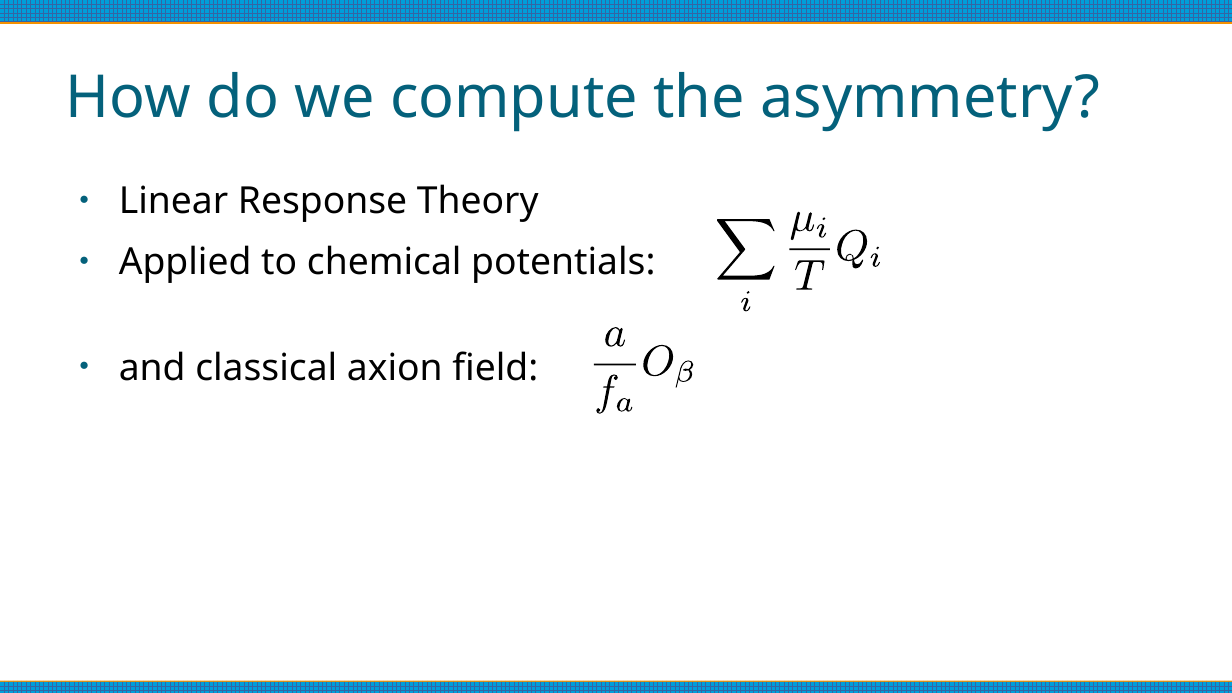
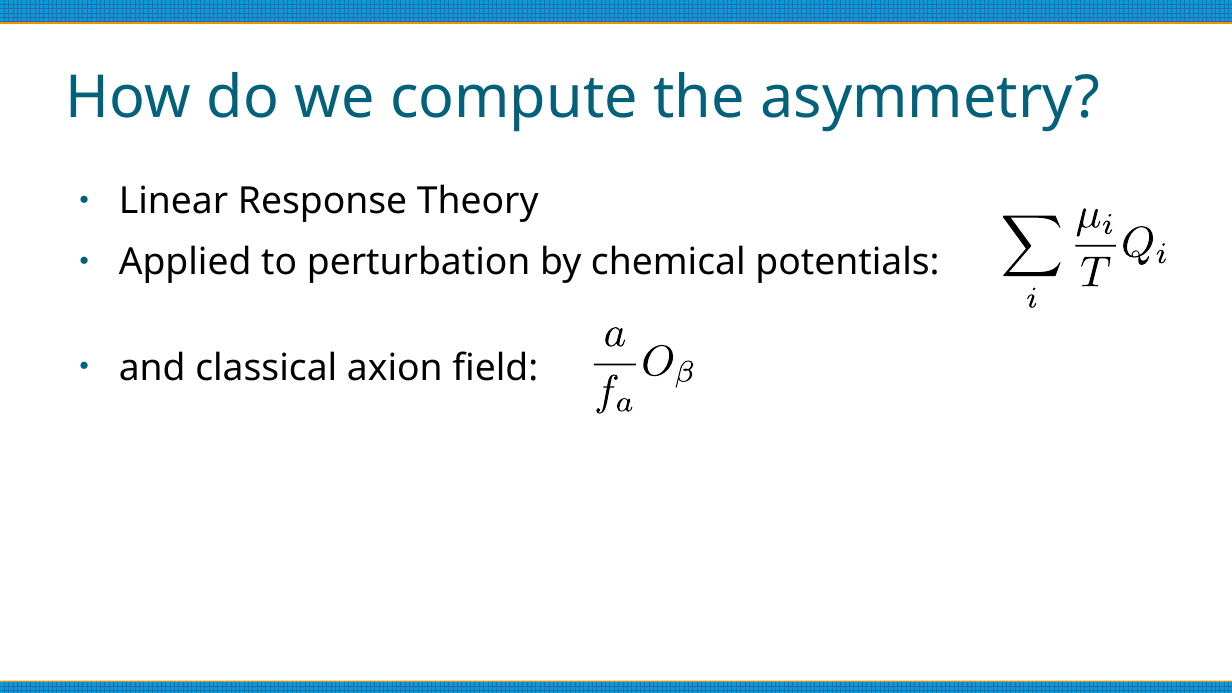
Before and after one commit to anna-jana/masters-project, a slide deck: slide 19 of reports/thesis-talk/presentation.odp. Drawn at 1232x693 pixels with LibreOffice and Linux fonts; fonts in the diff are those of the drawing. Boxes give left, top, right and bottom in pixels: in the first picture for what was removed or moved away, otherwise in the second. Text is boxed around its words. In the diff, an @@ line names an element or a change of style, - is before the commit and + after.

```diff
--- a/reports/thesis-talk/presentation.odp
+++ b/reports/thesis-talk/presentation.odp
@@ 5 freeform shapes: place and size @@
-5 freeform shapes at [717,212,878,309]
+5 freeform shapes at [1003,208,1164,305]
@@ freeform shape removed at [718,219,775,279] @@
@@ freeform shape: place and size @@
-freeform shape at [837,229,868,268]
+freeform shape at [1004,216,1061,276]
@@ freeform shape added at [1124,226,1154,265], fill #000000 @@
@@ text at [119,245,939,283]: text changed @@
-● Applied to chemical potentials:
+● Applied to perturbation by chemical potentials:
@@ freeform shape: place and size @@
-freeform shape at [741,291,750,311]
+freeform shape at [1157,244,1166,264]
@@ freeform shape: place and size @@
-freeform shape at [871,247,880,267]
+freeform shape at [1027,287,1036,307]
```
Also in this commit, not shown: 14 other slides changed, 2 slides added, 1 slide removed, 7 other files.
